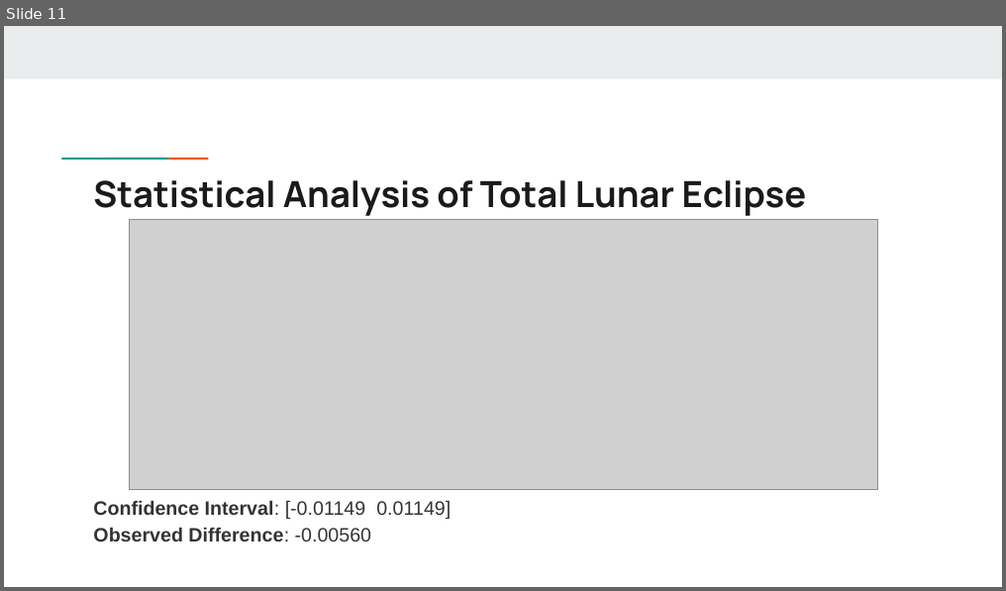
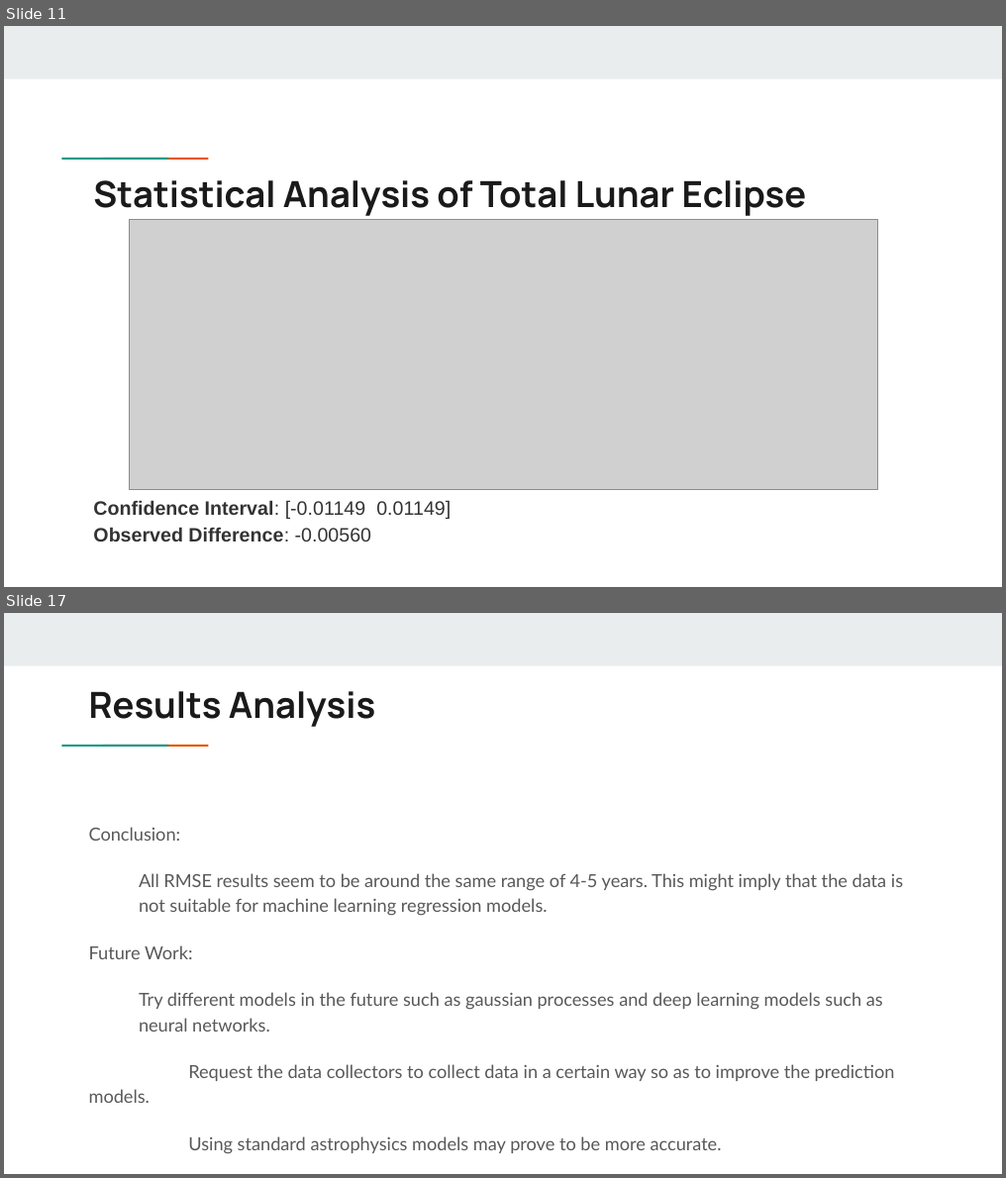
Before and after one commit to rachelraikar/Capstone1-Eclipses, a slide deck: Solar and Lunar Eclipse Milestone Report.pptx. Shown one above the other, each under a label of ours: slide 11 before the commit, slides 11 and 17 after it; the slides between them are not shown. The pictures are 1006x591 and 1006x1178 pixels, drawn with LibreOffice and Linux fonts; fonts in the diff are those of the drawing; grey boxes stand for pictures. Boxes give left, top, right and bottom in pixels: in the first picture for what was removed or moved away, otherwise in the second. Text is boxed around its words. In the diff, an @@ line names an element or a change of style, - is before the commit and + after.

```diff
--- a/Solar and Lunar Eclipse Milestone Report.pptx
+++ b/Solar and Lunar Eclipse Milestone Report.pptx
@@ slide 17 added at box(4, 613, 1002, 1174), background #FFFFFF; not listed: 3 template elements that a slide beside it also shows @@
@@ title added at box(89, 691, 375, 727), 26 pt, text #1A1A1A, bold @@
+Results Analysis
@@ text added at box(89, 827, 903, 1155), 13 pt, text #595959 @@
+Conclusion:
+All RMSE results seem to be around the same range of 4-5 years. This might imply that the data is not suitable for machine learning regression models.
+Future Work:
+Try different models in the future such as gaussian processes and deep learning models such as neural networks.
+Request the data collectors to collect data in a certain way so as to improve the prediction models.
+Using standard astrophysics models may prove to be more accurate.
```
Also in this commit, not shown: 1 slide changed, 5 other slides added, 1 other file.
